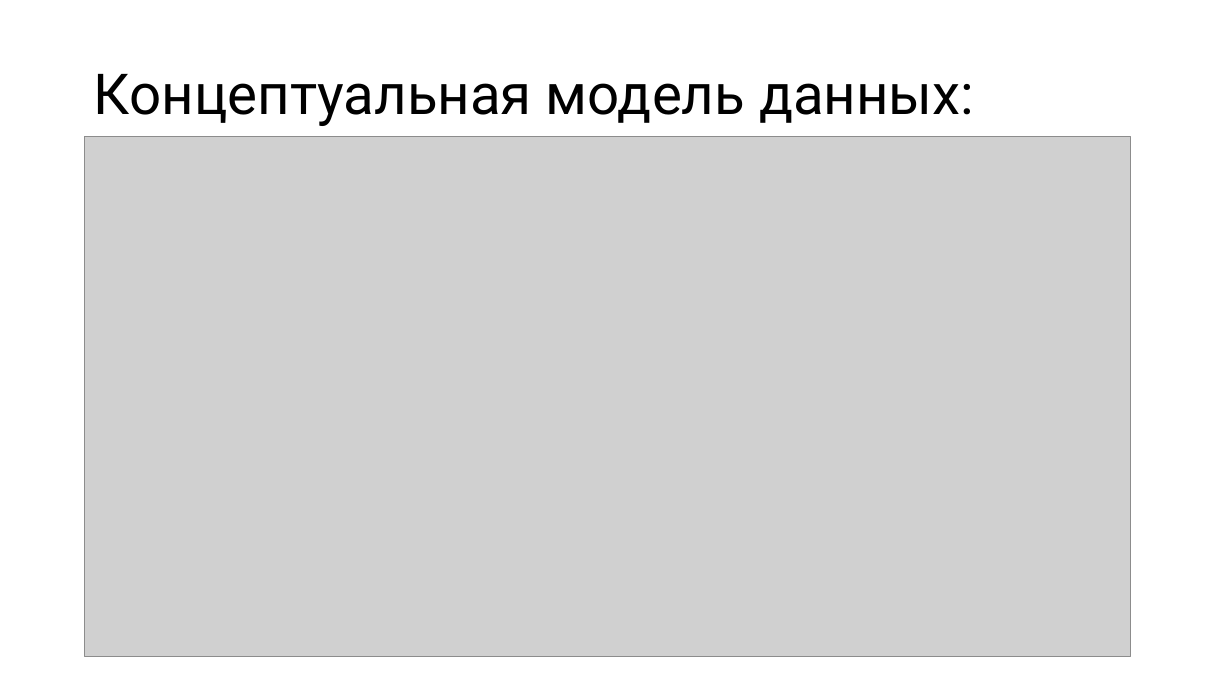
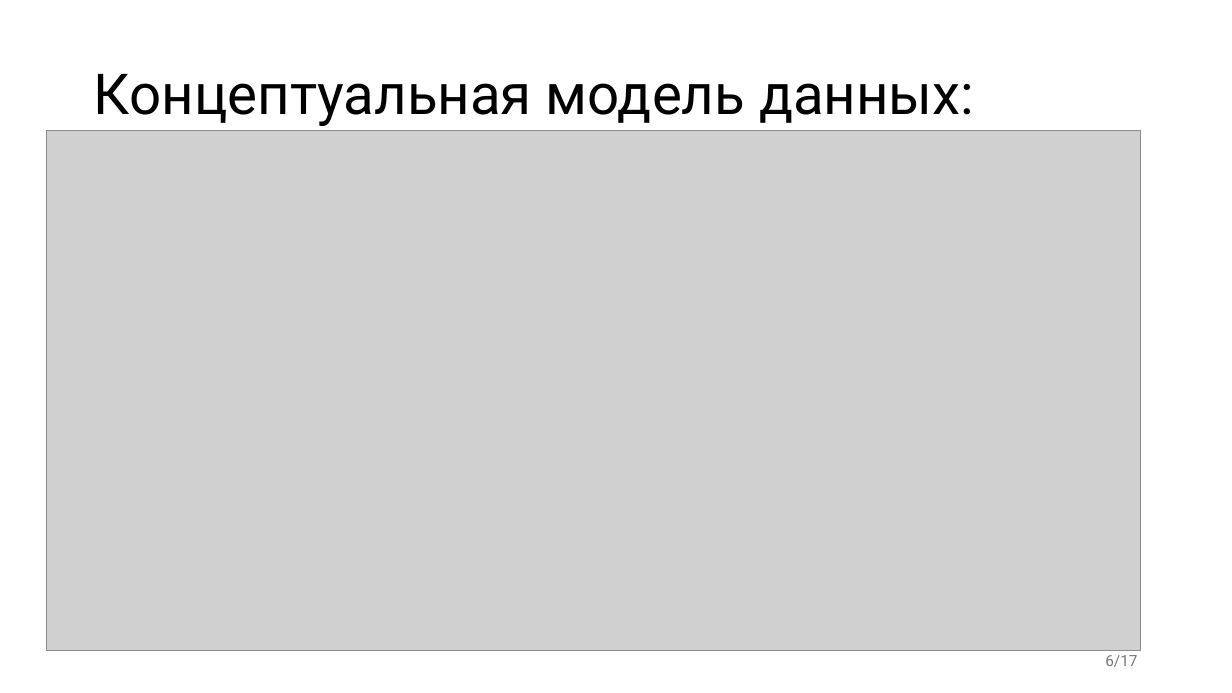
Before and after one commit to BirdManl/-zoo-, a slide deck: slide 6 of Пз+презентация/презентация .pptx. Drawn at 1232x693 pixels with LibreOffice and Linux fonts; fonts in the diff are those of the drawing; grey boxes stand for pictures. Boxes give left, top, right and bottom in pixels: in the first picture for what was removed or moved away, otherwise in the second. Text is boxed around its words. In the diff, an @@ line names an element or a change of style, - is before the commit and + after.

```diff
--- a/Пз+презентация/презентация .pptx
+++ b/Пз+презентация/презентация .pptx
@@ picture: place and size @@
-picture at bbox=[85, 137, 1131, 656]
+picture at bbox=[46, 131, 1141, 651]
@@ page number added at bbox=[1105, 655, 1137, 667], 12 pt, text #797979 @@
+6/17
```
Also in this commit, not shown: 14 other slides changed, 2 other files.
